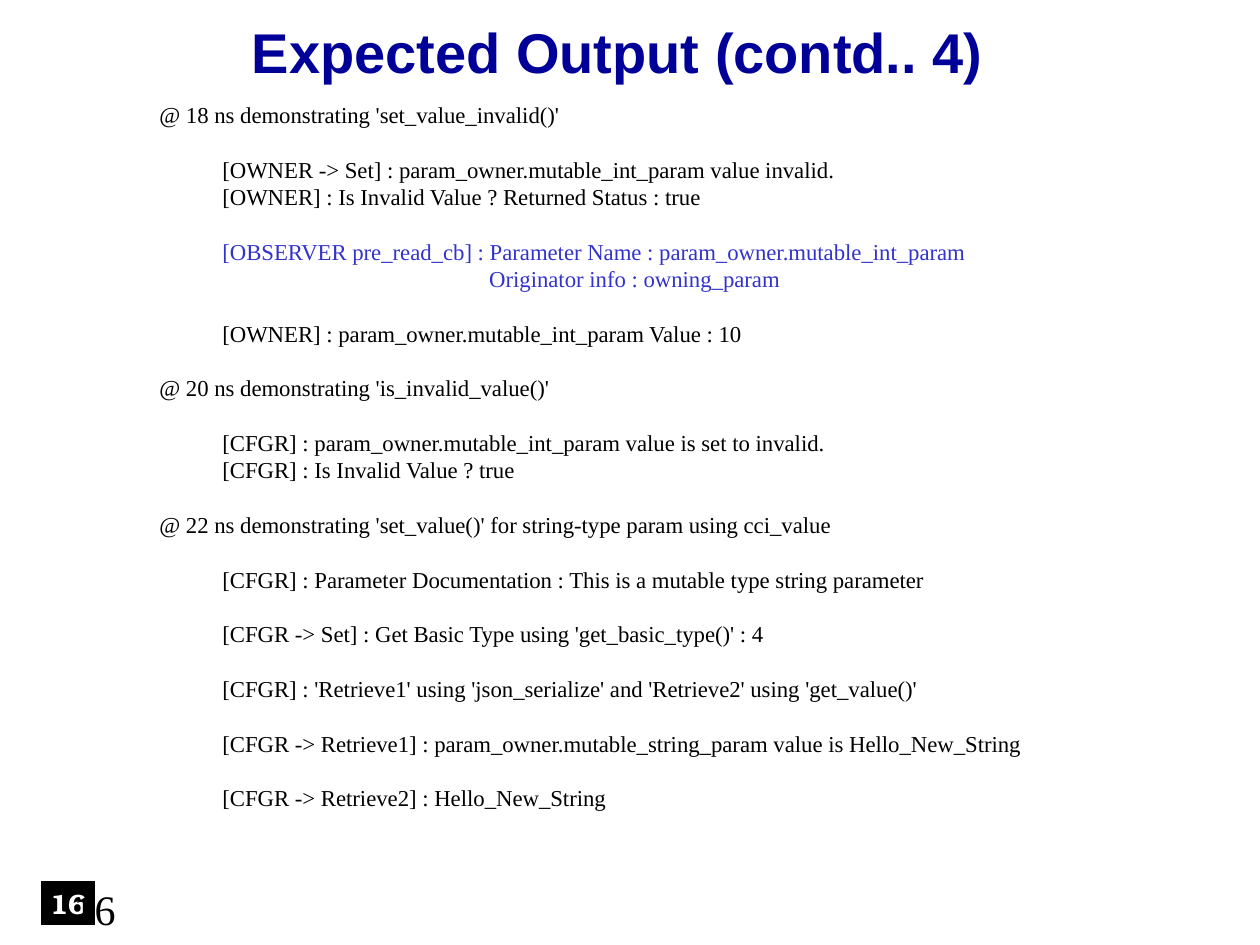
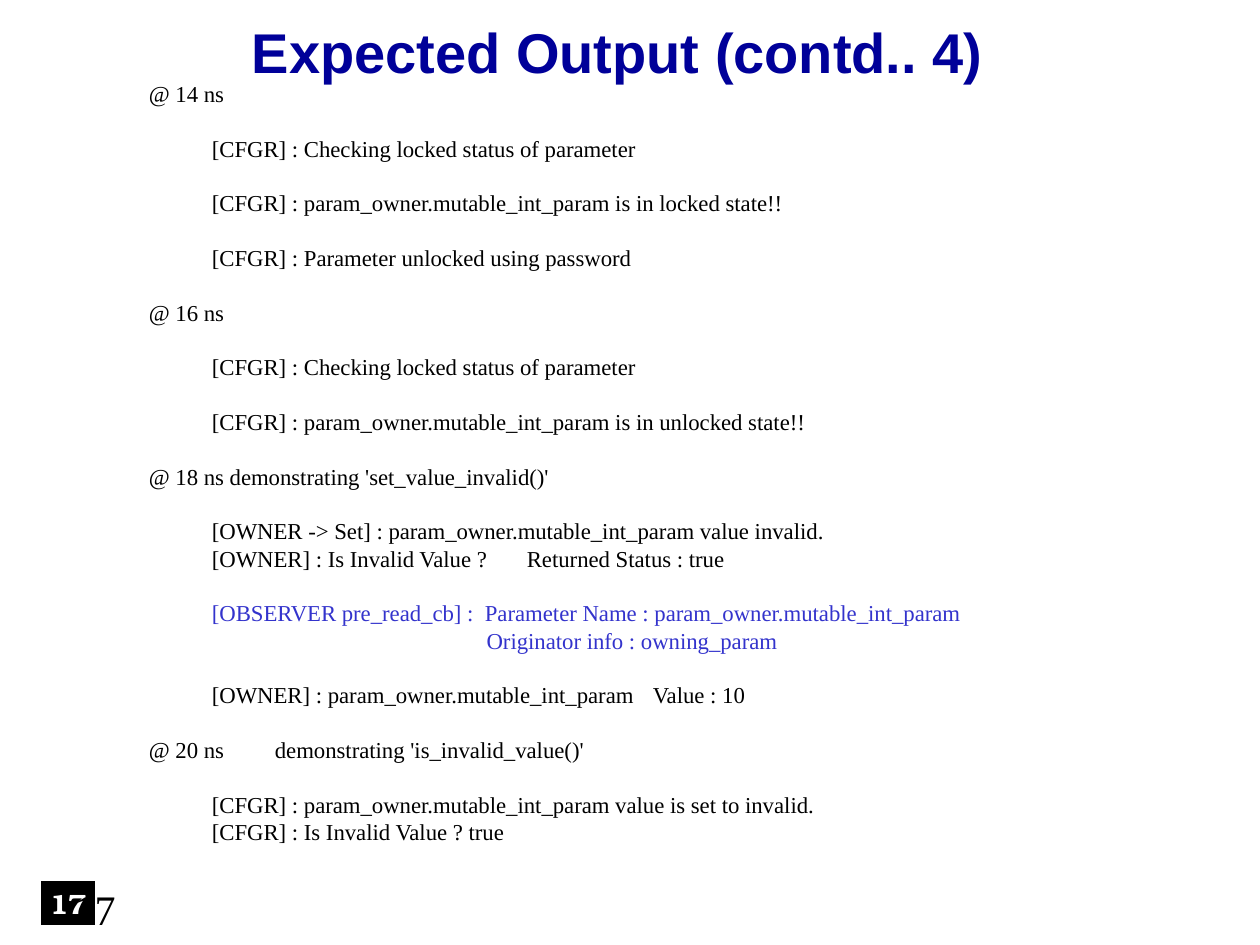
Before and after one commit to accellera-official/cci, a slide deck: slide 17 of examples/ex7_Parameter_Information/docs/ex7_Parameter_Information.ppt (slide 16 before the commit). Drawn at 1260x945 pixels with LibreOffice and Linux fonts; fonts in the diff are those of the drawing; background and template pictures are left out. Boxes give left, top, right and bottom in pixels: in the first picture for what was removed or moved away, otherwise in the second. Text is boxed around its words. In the diff, an @@ line names an element or a change of style, - is before the commit and + after.

Commit message:
Minor Updates
1.  Minor updates to code in ex7_Parameter_Information (Presentation updated accordingly)
2.  Added presentation to ex20_Tracing_Parameter_Activity

```diff
--- a/examples/ex7_Parameter_Information/docs/ex7_Parameter_Information.ppt
+++ b/examples/ex7_Parameter_Information/docs/ex7_Parameter_Information.ppt
@@ text "@ 14 ns": place and size @@
-text "@ 14 ns" at <box>186,107,1021,811</box>
+text "@ 14 ns" at <box>175,87,960,843</box>
@@ text at <box>175,87,805,435</box>: paragraphs added @@
+@ 14 ns
+[CFGR] : Checking locked status of parameter
+[CFGR] : param_owner.mutable_int_param is in locked state!!
+[CFGR] : Parameter unlocked using password
+@ 16 ns
+[CFGR] : Checking locked status of parameter
+[CFGR] : param_owner.mutable_int_param is in unlocked state!!
@@ text at <box>186,517,1021,811</box>: paragraphs removed @@
-@ 22 ns demonstrating 'set_value()' for string-type param using cci_value
-[CFGR] : Parameter Documentation : This is a mutable type string parameter
-[CFGR -> Set] : Get Basic Type using 'get_basic_type()' : 4
-[CFGR] : 'Retrieve1' using 'json_serialize' and 'Retrieve2' using 'get_value()'
-[CFGR -> Retrieve1] : param_owner.mutable_string_param value is Hello_New_String
-[CFGR -> Retrieve2] : Hello_New_String
@@ text in rectangle at <box>50,895,87,914</box>: text changed @@
-16
+17
@@ page number at <box>74,892,116,925</box>: text changed @@
-16
+17
```
Also in this commit, not shown: 14 other slides changed, 3 slides added, 1 slide removed, 7 other files.
